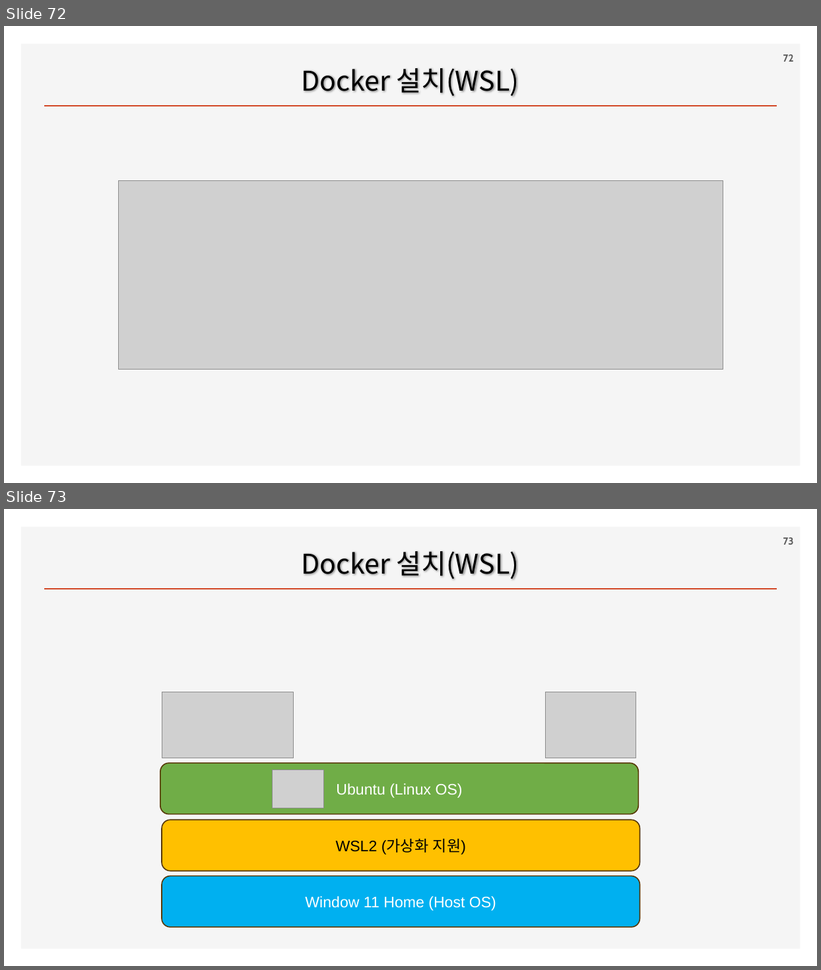
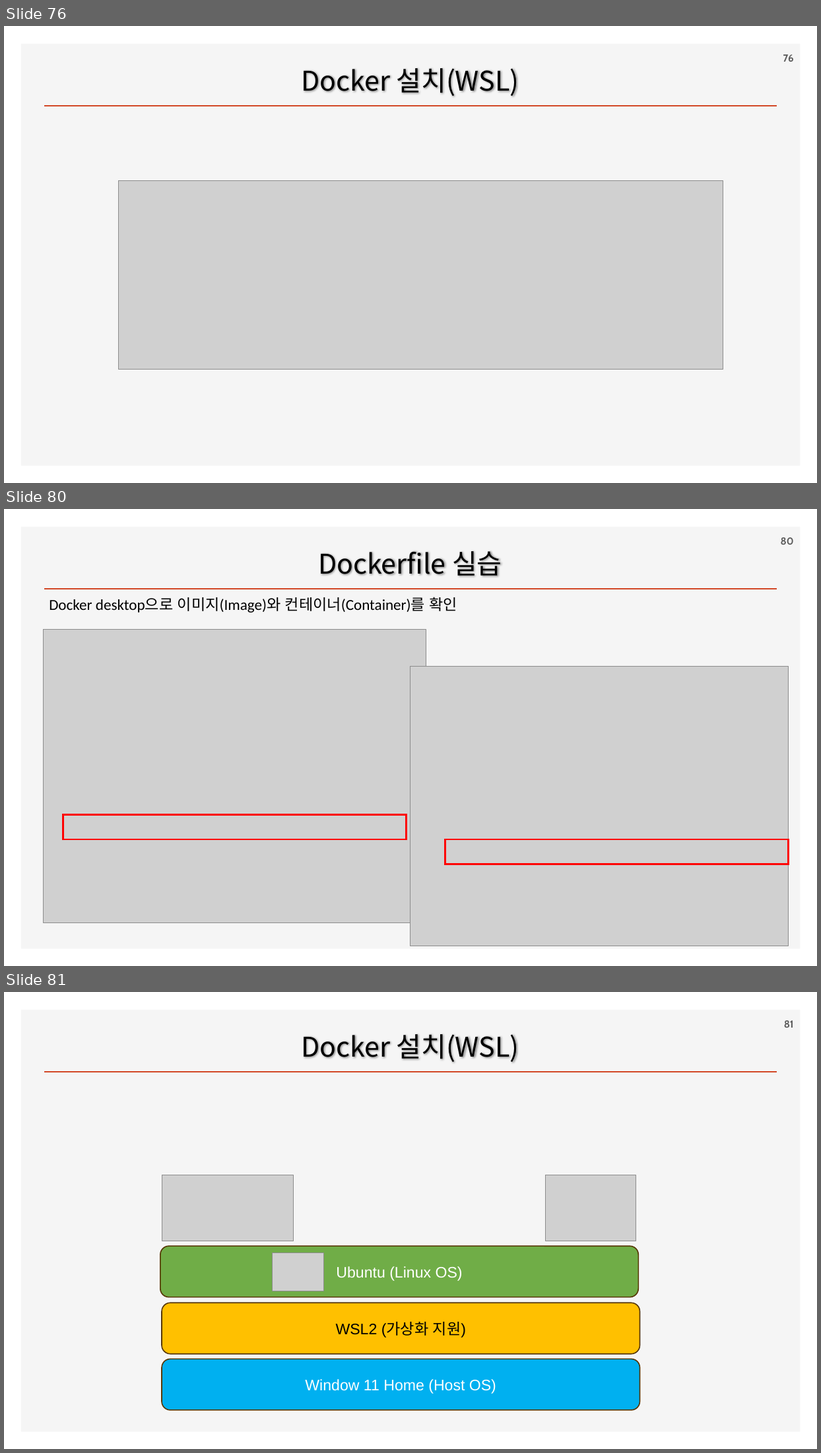
Before and after one commit to ancestor9/2026_Fall_AI-Workflow, a slide deck: PPTs/00_App Deployment.pptx. Shown one above the other, each under a label of ours: slides 72 and 73 before the commit, slides 76, 80 and 81 after it; the slides between them are not shown. The pictures are 821x970 and 821x1453 pixels, drawn with LibreOffice and Linux fonts; fonts in the diff are those of the drawing; grey boxes stand for pictures; background and template pictures are left out. Boxes give left, top, right and bottom in pixels: in the first picture for what was removed or moved away, otherwise in the second. Text is boxed around its words. In the diff, an @@ line names an element or a change of style, - is before the commit and + after.

```diff
--- a/PPTs/00_App Deployment.pptx
+++ b/PPTs/00_App Deployment.pptx
@@ slide 80 added at [4,509,817,966], background #FFFFFF; not listed: 2 template elements that a slide beside it also shows @@
@@ page number added at [781,537,794,545], 12 pt, text #595959, bold @@
+80
@@ title added at [318,551,502,576], 32 pt, text #000000 @@
+Dockerfile 실습
@@ text added at [49,597,458,613], 18 pt, text #000000 @@
+Docker desktop으로 이미지(Image)와 컨테이너(Container)를 확인
@@ picture added at [43,630,426,923] @@
@@ picture added at [411,666,789,947] @@
@@ rectangle added at [63,815,407,840], outline #FF0000 2.25 pt @@
@@ rectangle added at [445,840,789,864], outline #FF0000 2.25 pt @@
@@ what was slide 72 is now slide 76 @@
@@ page number at [783,54,794,62]: text changed @@
-72
+76
@@ what was slide 73 is now slide 81 @@
@@ page number at [784,1020,794,1028]: text changed @@
-73
+81
```
Also in this commit, not shown: 4 other slides added.
